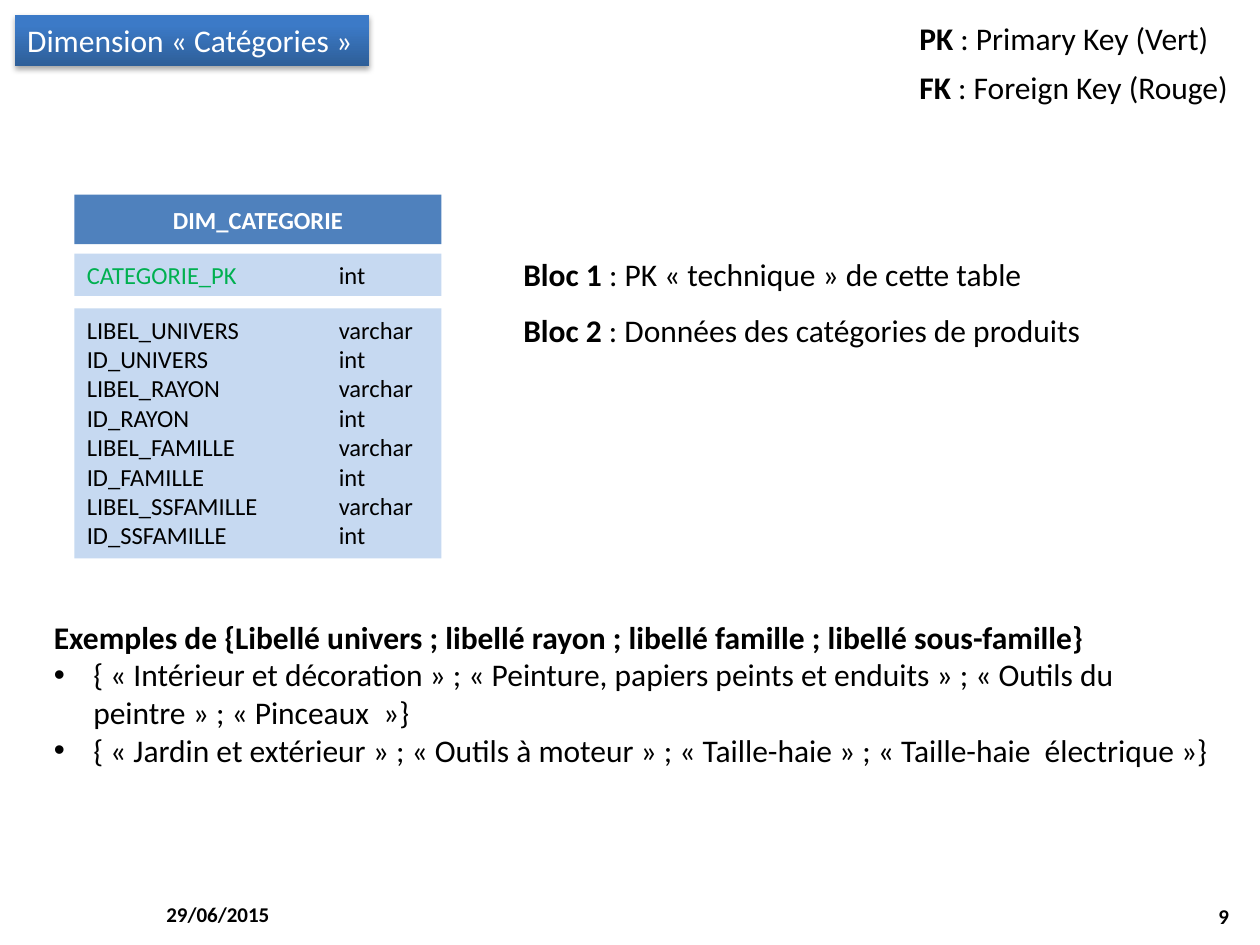
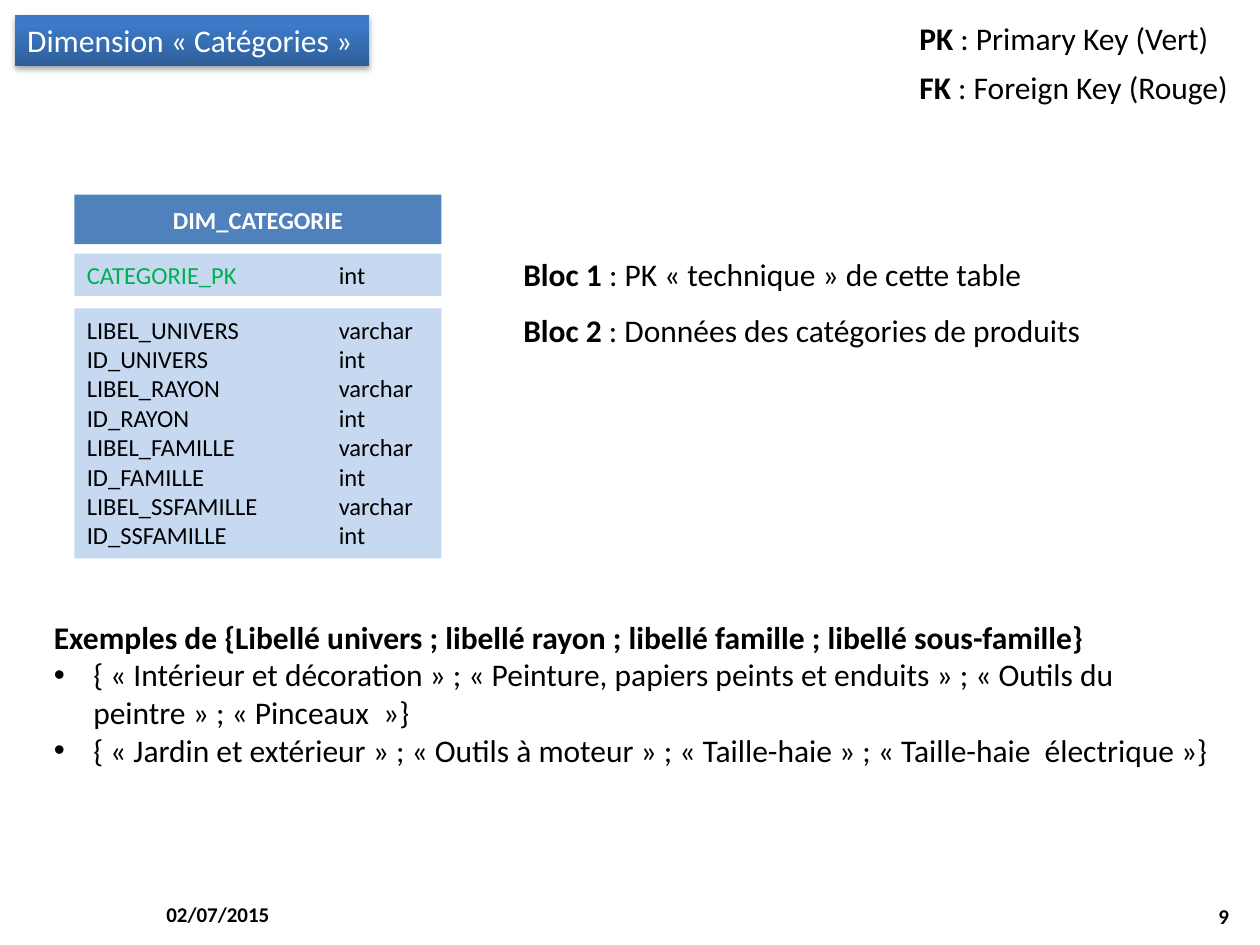
Before and after one commit to M2SIID-ODE/Projet_ODE, a slide deck: slide 9 of Documentation/3 - Documentation technique/Modelisation_EntrepotDeDonnées.pptx. Drawn at 1260x945 pixels with LibreOffice and Linux fonts; fonts in the diff are those of the drawing; background and template pictures are left out. Boxes give left, top, right and bottom in pixels: in the first picture for what was removed or moved away, otherwise in the second. Text is boxed around its words. In the diff, an @@ line names an element or a change of style, - is before the commit and + after.

```diff
--- a/Documentation/3 - Documentation technique/Modelisation_EntrepotDeDonnées.pptx
+++ b/Documentation/3 - Documentation technique/Modelisation_EntrepotDeDonnées.pptx
@@ text at (166, 907, 269, 923): text changed @@
-29/06/2015
+02/07/2015
```
Also in this commit, not shown: 12 other slides changed, 7 other files.
